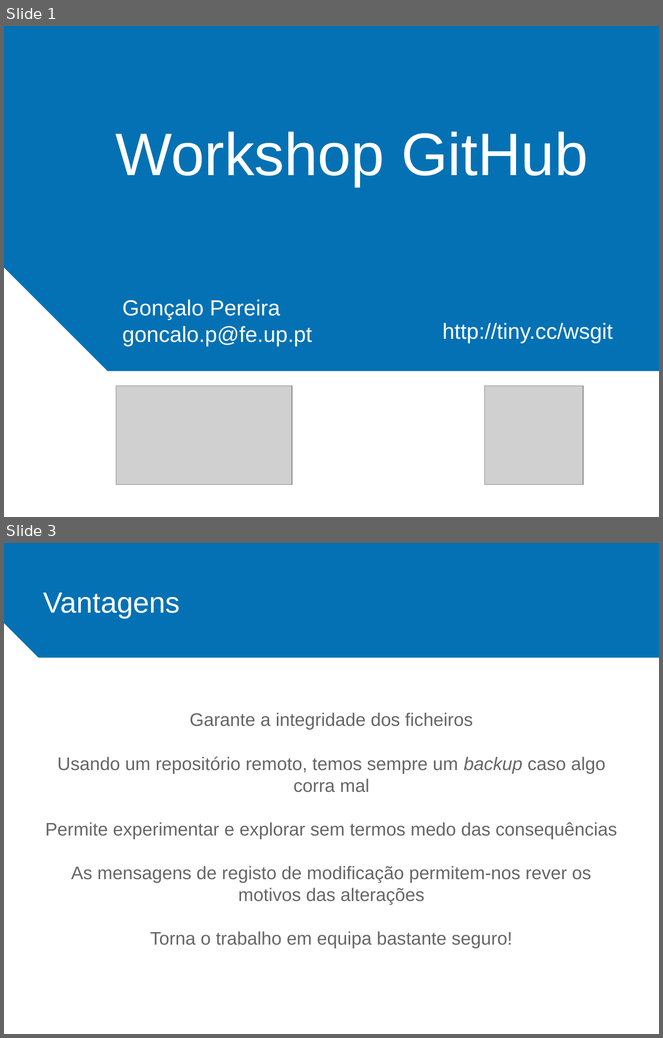
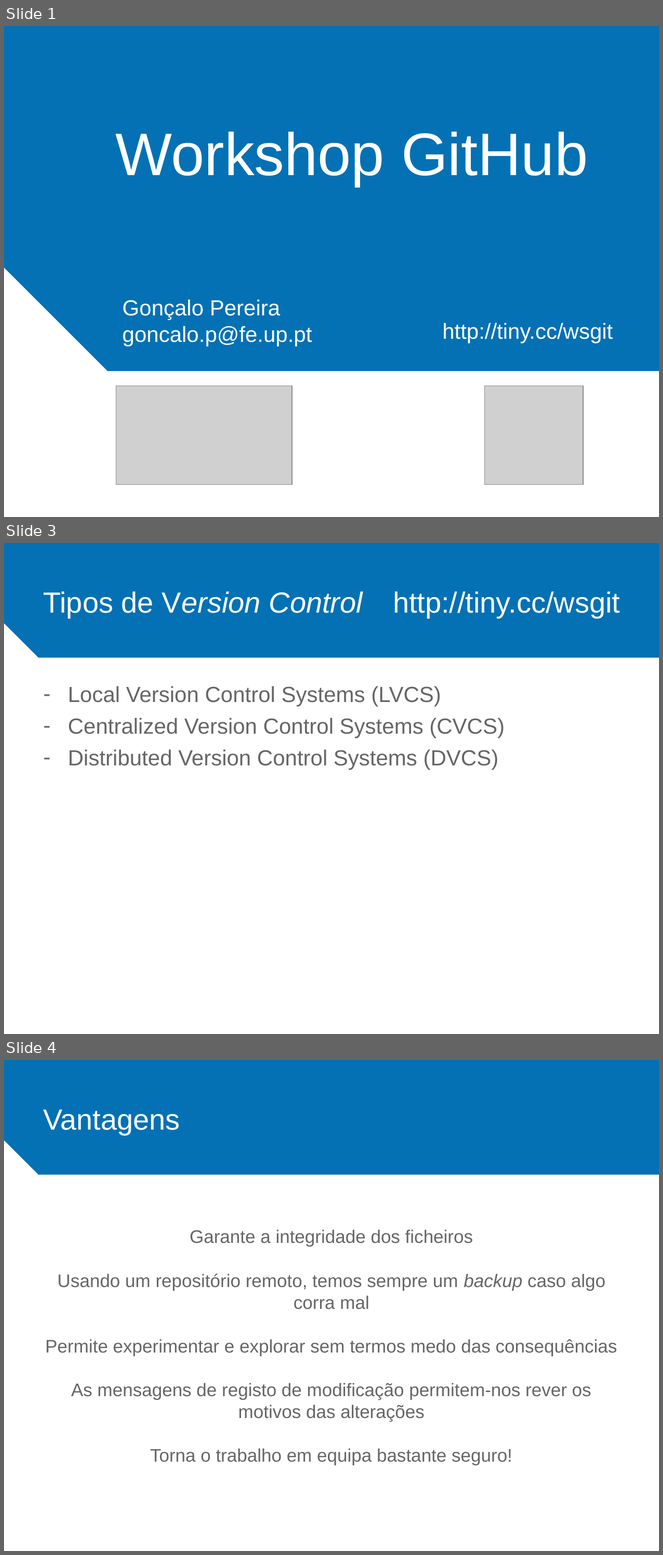
Before and after one commit to ieeeupsb/workshop-git, a slide deck: ppt/Workshop Git.pptx. Shown one above the other, each under a label of ours: slides 1 and 3 before the commit, slides 1, 3 and 4 after it; the slides between them are not shown. The pictures are 663x1038 and 663x1555 pixels, drawn with LibreOffice and Linux fonts; fonts in the diff are those of the drawing; grey boxes stand for pictures; background and template pictures are left out. Boxes give left, top, right and bottom in pixels: in the first picture for what was removed or moved away, otherwise in the second. Text is boxed around its words. In the diff, an @@ line names an element or a change of style, - is before the commit and + after.

Commit message:
Added types of version controls

```diff
--- a/ppt/Workshop Git.pptx
+++ b/ppt/Workshop Git.pptx
@@ slide 3 added at [4,543,659,1034], background #FFFFFF; not listed: 2 template elements that a slide beside it also shows @@
@@ rectangle added at [37,574,157,629], fill #0471B4, outline #0471B4 2 pt @@
@@ text added at [43,591,363,618], 32 pt, text #FFFFFF, italic @@
+Tipos de Version Control
@@ text added at [393,591,620,618], 32 pt, text #FFFFFF @@
+http://tiny.cc/wsgit
@@ text added at [68,686,505,770], 24 pt, text #666666 @@
+– Local Version Control Systems (LVCS)
+– Centralized Version Control Systems (CVCS)
+– Distributed Version Control Systems (DVCS)
@@ what was slide 3 is now slide 4 @@
```
Also in this commit, not shown: 1 slide changed.
